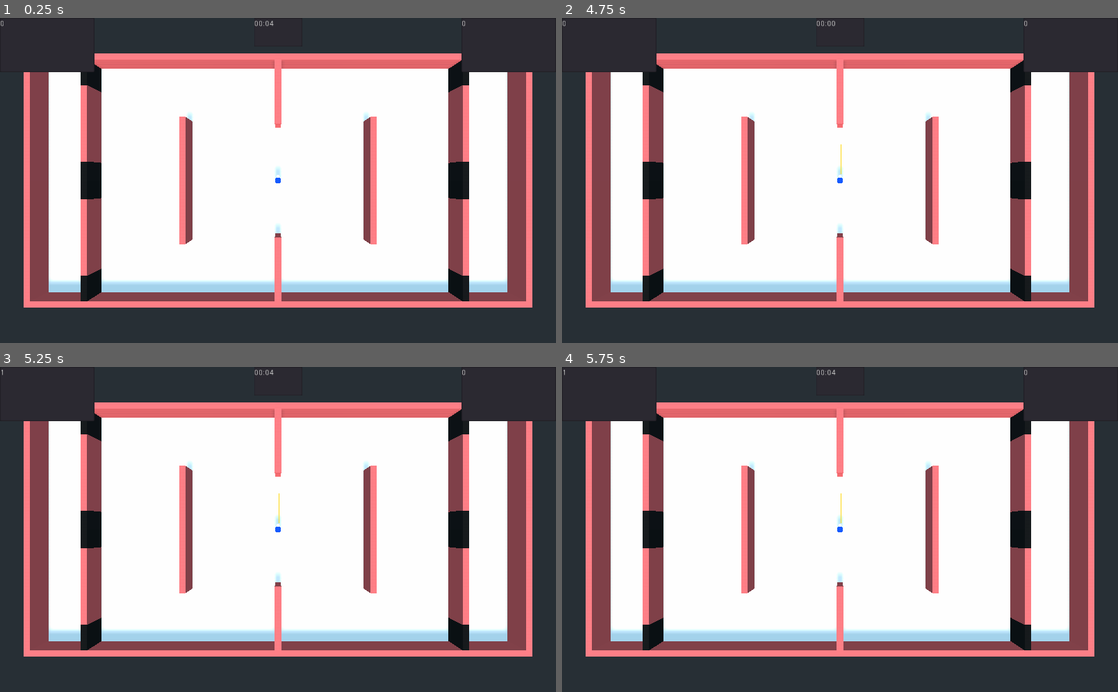
Above: before the commit, frames 1-4 (two rows, left to right).
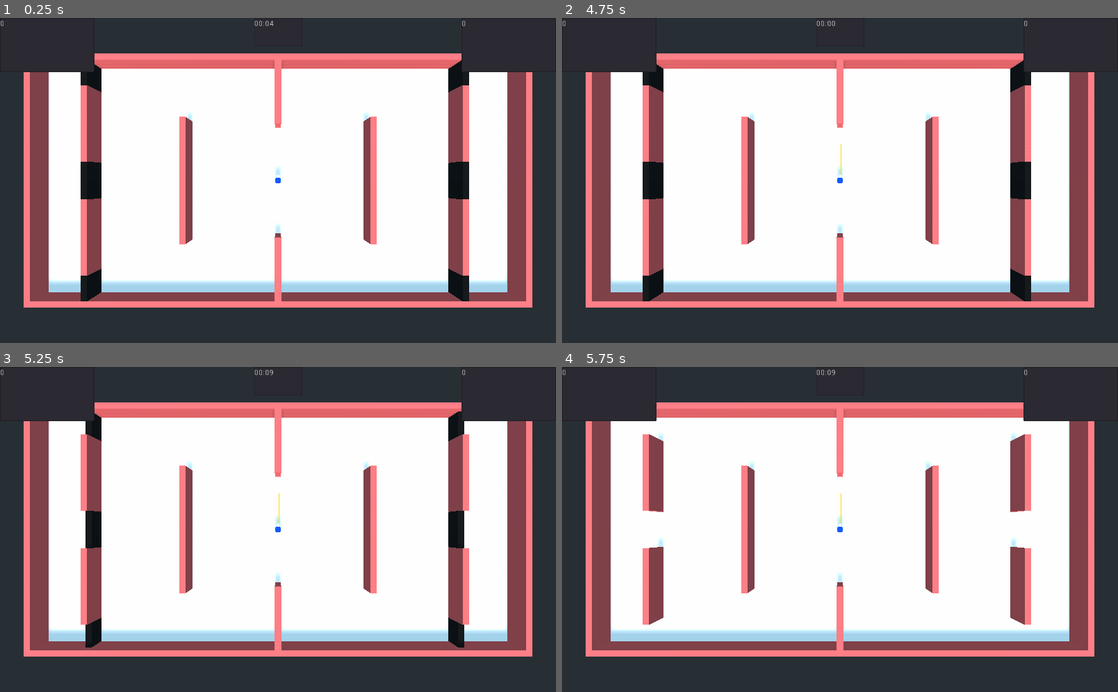
Above: after the commit, the same moments.

Repository: lizrad/fpspf
Game: Godot game, scene res://World.tscn
Same seed, same stepped clock (60 frames per second), same inputs: the game is played once before the commit and once after it.
Inputs:
- Up to frame 1 (0.25 s): no input
- Up to frame 2 (4.75 s): tap Enter (ui_accept) at 0.5, 0.77, 1.25, 1.52, 2, 2.75, 3.02, 3.5, 3.77, 4.25, 4.52 s
- Up to frame 3 (5.25 s): no input
- Up to frame 4 (5.75 s): no input

Frames 1-2 are identical in both runs. In frame 3, 0.4% of the frame differs, in the area x 0-85%, y 0-88%; in frame 4, 1.9%.

Commit message:
Separate preparation time and actual cycle time

Diff:
--- a/Level/LevelManager.gd
+++ b/Level/LevelManager.gd
@@ -4,7 +4,10 @@
 var _player_base_2
 
 func open_doors():
-	($PlayerBase1 as PlayerBase).open_doors()
+	$Level/PlayerBase1.open_doors()
+	$Level/PlayerBase2.open_doors()
+	#($PlayerBase1 as PlayerBase).open_doors()
 
 func close_doors():
-	($PlayerBase1 as PlayerBase).close_doors()
+	($Level/PlayerBase1 as PlayerBase).close_doors()
+	($Level/PlayerBase2 as PlayerBase).close_doors()
--- a/World.gd
+++ b/World.gd
@@ -1,11 +1,14 @@
 extends Node
 
-export var cycle_time := 90.0 # total round time in seconds
+export var cycle_time := 10.0 # total round time in seconds
+export var prep_time := 5.0 # time, before the round starts
 export var win_score := 5
 
 var left_time # round timer in ms
 # TODO: combine into array
 #var player_manager # holds information about active player and ghosts
+
+var active_prep_time := true
 
 var player1 # first player, used to connect score to players
 
@@ -16,8 +19,6 @@
 
 
 func _ready():
-	left_time = cycle_time
-
 	for player_manager in $PlayerManagers.get_children():
 		if player1 == null:
 			player1 = player_manager.active_player
@@ -27,6 +28,9 @@
 	label_timer = $Timer
 	label_score1 = $Score
 	label_score2 = $Score2
+
+	left_time = prep_time if active_prep_time else cycle_time
+	#restart()
 
 
 func _process(delta):
@@ -49,10 +53,18 @@
 #	- reset player starting point
 # 	- restarting level time
 func restart():
-	left_time = cycle_time
-	_updateScore(player1)
-	for player_manager in $PlayerManagers.get_children():
-		player_manager.convert_active_to_ghost()
+	active_prep_time = !active_prep_time
+	print("start " + ("preparation" if active_prep_time else "cycle"))
+	left_time = prep_time if active_prep_time else cycle_time
+	if active_prep_time:
+		# TODO: remove, test only
+		_updateScore(player1)
+
+		$LevelManager.close_doors()
+		for player_manager in $PlayerManagers.get_children():
+			player_manager.convert_active_to_ghost()
+	else:
+		$LevelManager.open_doors()
 
 
 func _updateScore(player):
--- a/World.tscn
+++ b/World.tscn
@@ -8,7 +8,6 @@
 
 [node name="World" type="Spatial"]
 script = ExtResource( 2 )
-cycle_time = 5.0
 
 [node name="Timer" parent="." instance=ExtResource( 3 )]
 text = "00:00"
